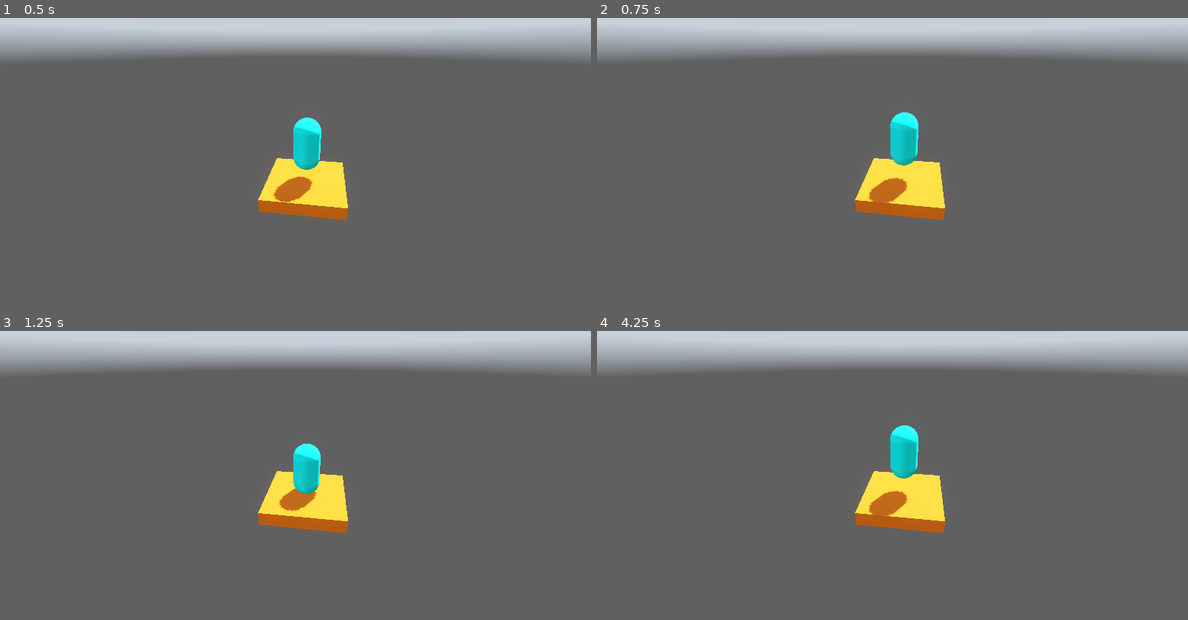
Above: before the commit, frames 1-4 (two rows, left to right).
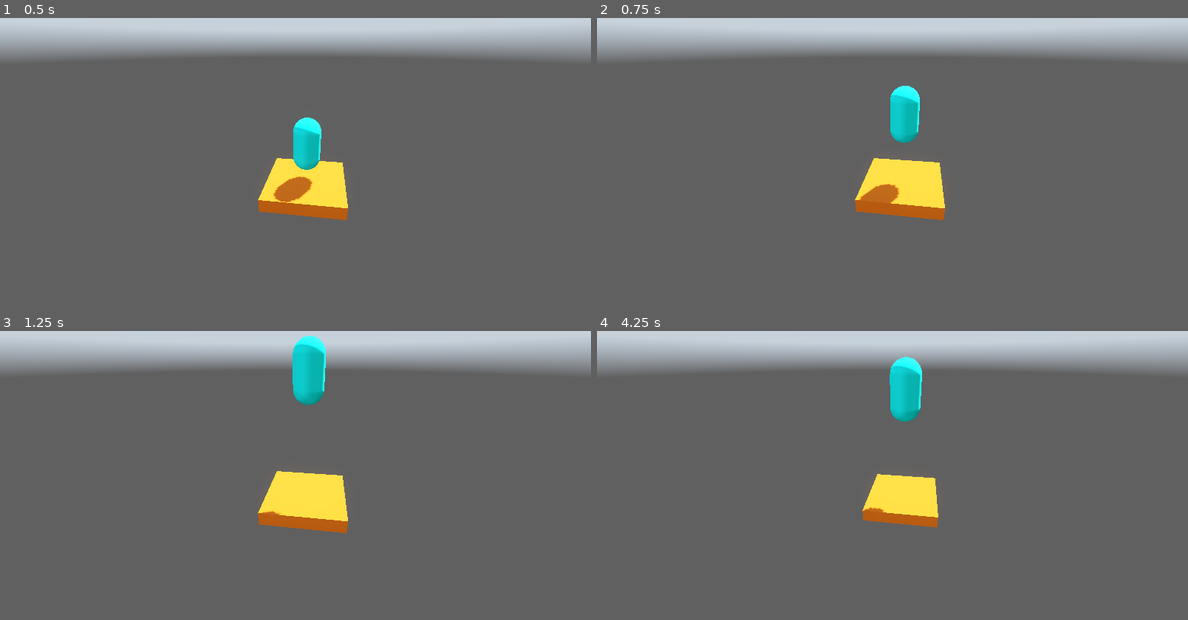
Above: after the commit, the same moments.

Repository: Yadovitiy/SkyPogo
Game: Godot game, scene res://Scenes/Game/game.tscn
Two runs of this game, one before a commit and one after it. Both use one fixed random seed, a clock stepped at 60 frames per second and the inputs below. A sky picture missing from this copy of the repository is replaced by a grey-blue gradient.
Inputs:
- Up to frame 1 (0.5 s): no input
- Up to frame 2 (0.75 s): no input
- Up to frame 3 (1.25 s): no input
- Up to frame 4 (4.25 s): no input

Frame 1 is identical in both runs. In frame 2, 1.2% of the frame differs, in the area x 44-55%, y 23-65%; in frame 3, 2.2%; in frame 4, 2.9%, in the area x 43-59%, y 8-70%.

Commit message:
Добавлена анимация исчезновения у платформы

Diff:
--- a/Scenes/Platform/platform.gd
+++ b/Scenes/Platform/platform.gd
@@ -1,4 +1,6 @@
 extends Node3D
+
+@onready var anim_player: AnimationPlayer = $AnimationPlayer
 
 
 # Called when the node enters the scene tree for the first time.
@@ -12,4 +14,10 @@
 
 
 func _on_timer_timeout() -> void:
+	anim_player.play('vanish' )
+
+
+
+
+func _on_animation_finished(anim_name: StringName) -> void:
 	queue_free()
--- a/Scenes/Platform/platform.tscn
+++ b/Scenes/Platform/platform.tscn
@@ -28,7 +28,6 @@
 [sub_resource type="Animation" id="Animation_1bib6"]
 resource_name = "vanish"
 length = 2.0
-loop_mode = 1
 step = 0.1
 tracks/0/type = "value"
 tracks/0/imported = false
@@ -61,7 +60,7 @@
 shape = SubResource("BoxShape3D_id4ne")
 
 [node name="Timer" type="Timer" parent="." unique_id=460889881]
-wait_time = 6.0
+wait_time = 3.0
 one_shot = true
 autostart = true
 
@@ -69,3 +68,4 @@
 libraries/ = SubResource("AnimationLibrary_her8q")
 
 [connection signal="timeout" from="Timer" to="." method="_on_timer_timeout"]
+[connection signal="animation_finished" from="AnimationPlayer" to="." method="_on_animation_finished"]
--- a/Scenes/Player/player.gd
+++ b/Scenes/Player/player.gd
@@ -4,7 +4,7 @@
 class_name Player
 
 const GRAVITY: float = 15.0
-const JUMP_FORCE: float = 5.0
+const JUMP_FORCE: float = 10.0
 
 
 
